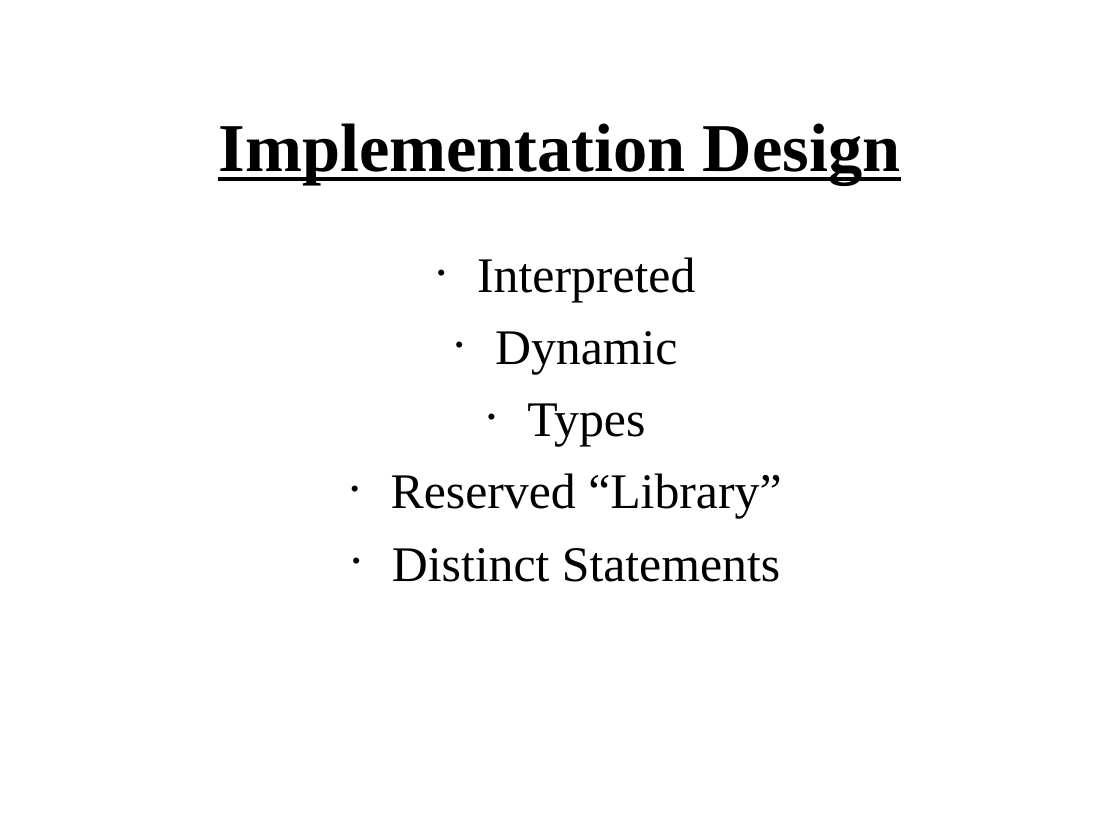
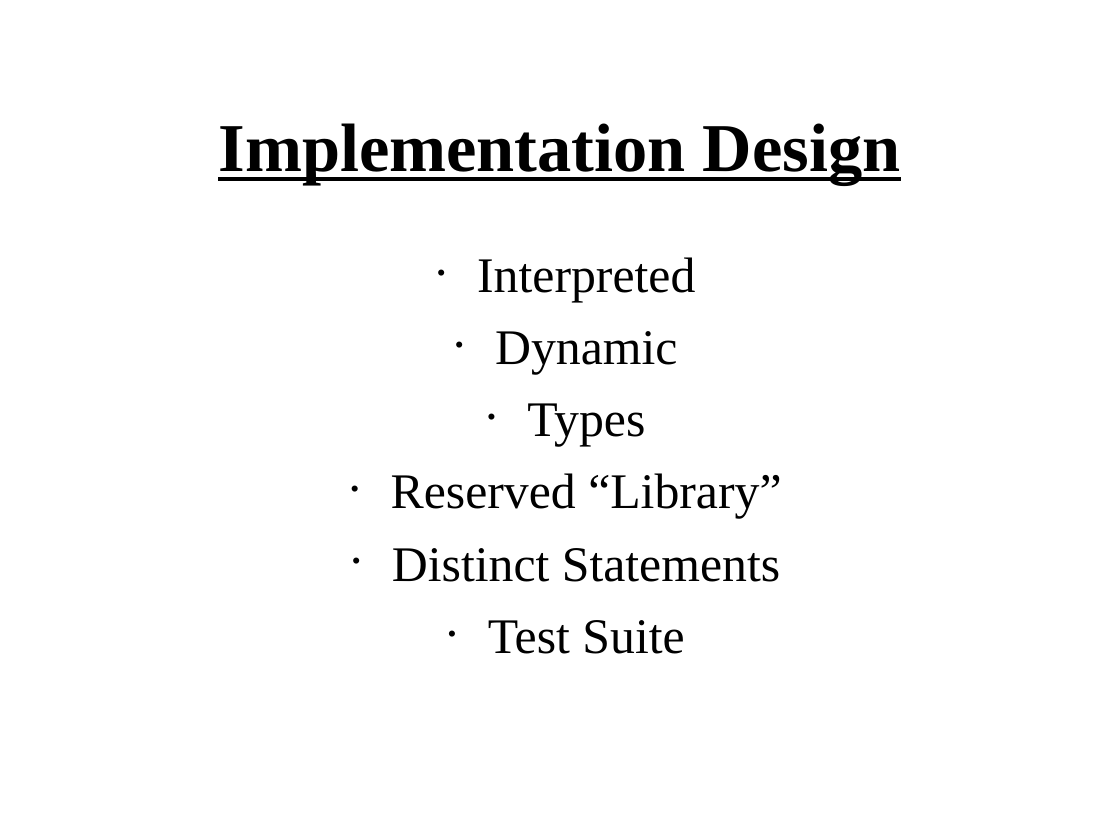
Before and after one commit to waseemilahi/drul, a slide deck: slide 1 of Presentation/Part3.ppt. Drawn at 1120x840 pixels with LibreOffice and Linux fonts; fonts in the diff are those of the drawing. Boxes give left, top, right and bottom in pixels: in the first picture for what was removed or moved away, otherwise in the second. Text is boxed around its words. In the diff, an @@ line names an element or a change of style, - is before the commit and + after.

```diff
--- a/Presentation/Part3.ppt
+++ b/Presentation/Part3.ppt
@@ text at box(488, 620, 684, 654): paragraph added @@
+• Test Suite
```
Also in this commit, not shown: 1 other slide changed, 5 slides added.
